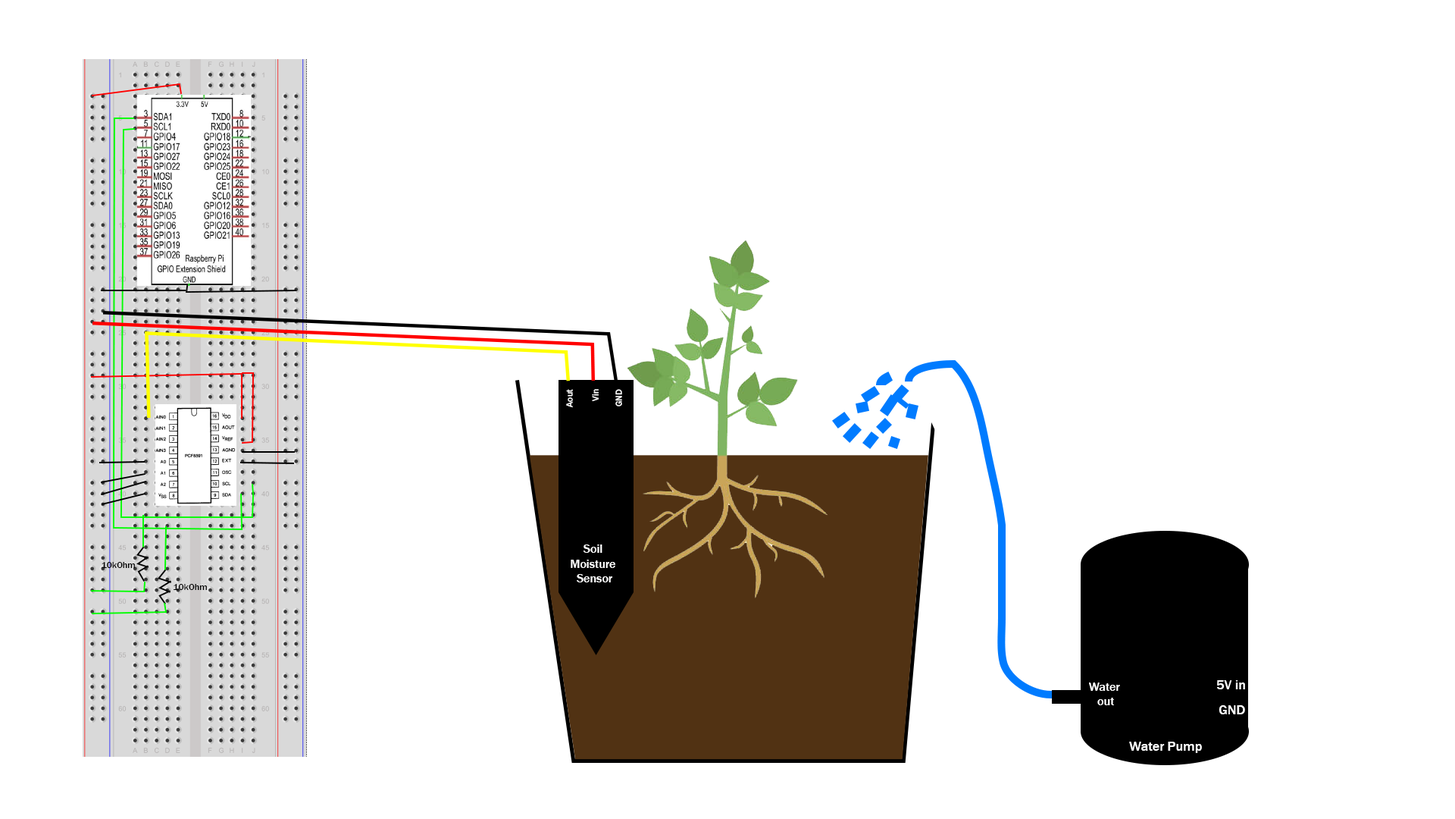
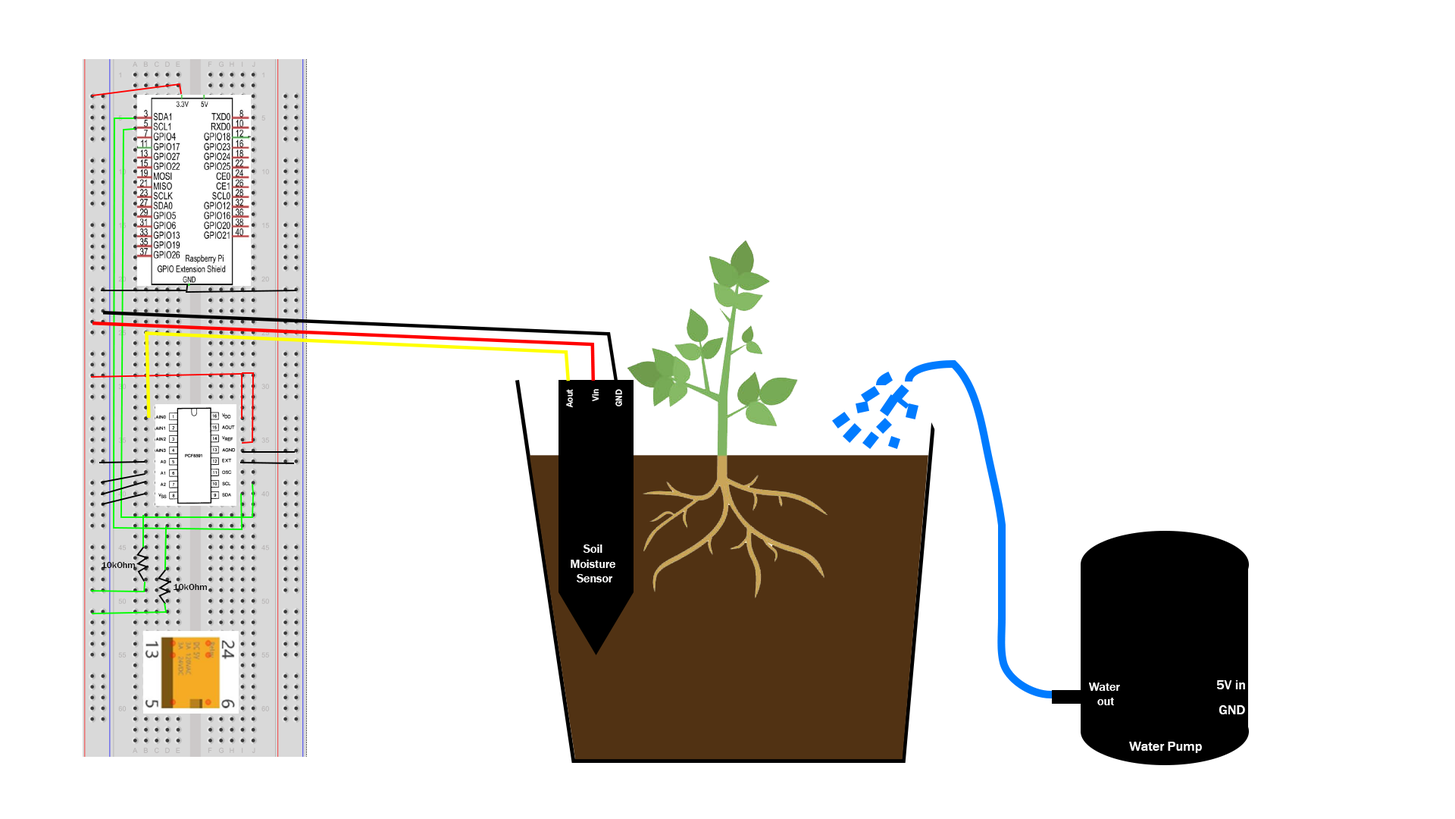
Layers edited between the first and the second 1455×819 image:
added layer "relay" above "Shape 15" over <box>143,630,239,714</box>
